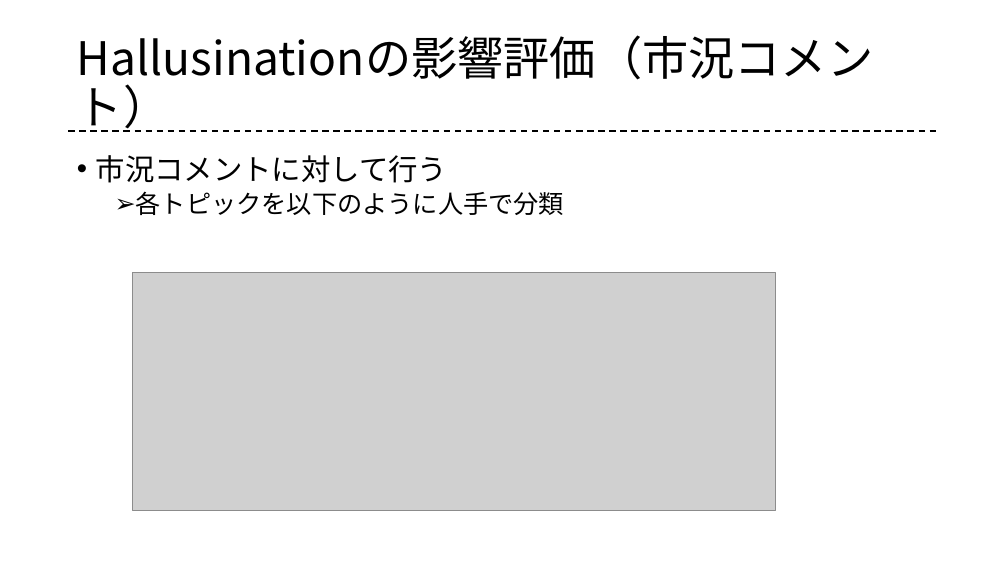
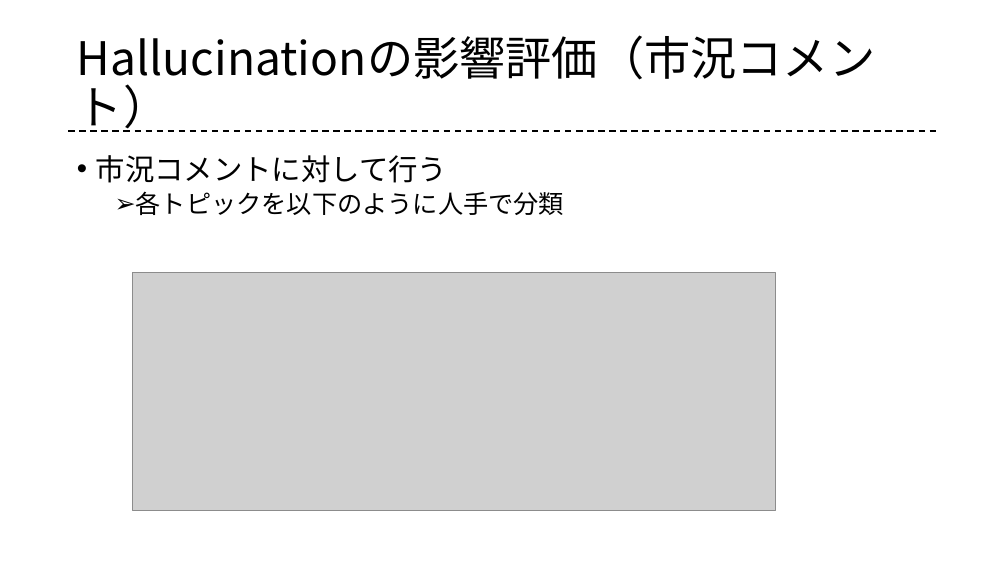
Before and after one commit to gakky0315/-, a slide deck: slide 17 of 技術調査.pptx. Drawn at 1008x567 pixels with LibreOffice and Linux fonts; fonts in the diff are those of the drawing; grey boxes stand for pictures. Boxes give left, top, right and bottom in pixels: in the first picture for what was removed or moved away, otherwise in the second. Text is boxed around its words. In the diff, an @@ line names an element or a change of style, - is before the commit and + after.

```diff
--- a/技術調査.pptx
+++ b/技術調査.pptx
@@ title at box(77, 35, 875, 132): text changed @@
-Hallusinationの影響評価（市況コメント）
+Hallucinationの影響評価（市況コメント）
```
Also in this commit, not shown: 10 other slides changed, 1 slide added, 1 other file.
